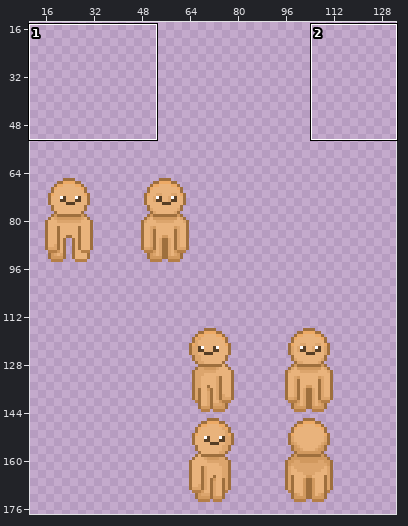
Pixel-art file: idk.aseprite. Above: a wide view before the commit, with the close-up outlined.
Close-up. The starting point:
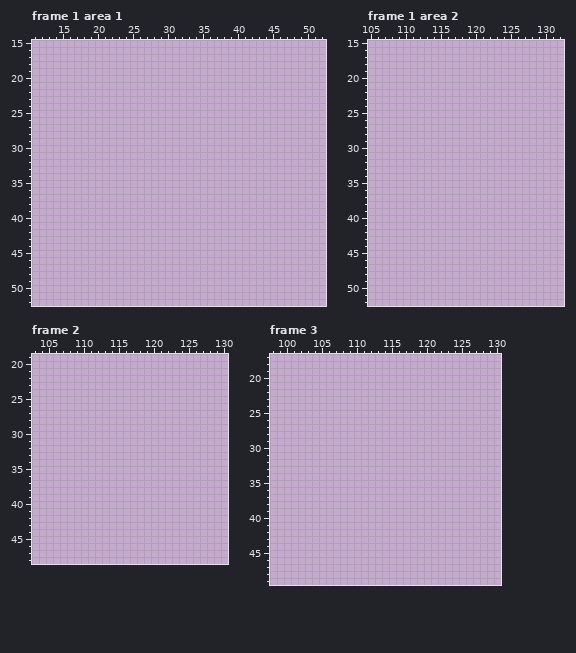
320x180 pixels, 4 frames. Colours within 5 levels of each other are drawn and written as one. Shown: frame 1 area 1: x 11..52, y 15..52; frame 1 area 2: x 105..132, y 15..52; frame 2: x 103..130, y 19..48; frame 3: x 98..130, y 17..49. The wide view leaves out empty margins. The commit also changed other frames or places, which this record leaves out.
Visible layers, top first: "Char_W_U", "Char_W_D", "Char_W_L", "Char_W_R", "Character Design".
Palette (. is transparent): 
After the commit:
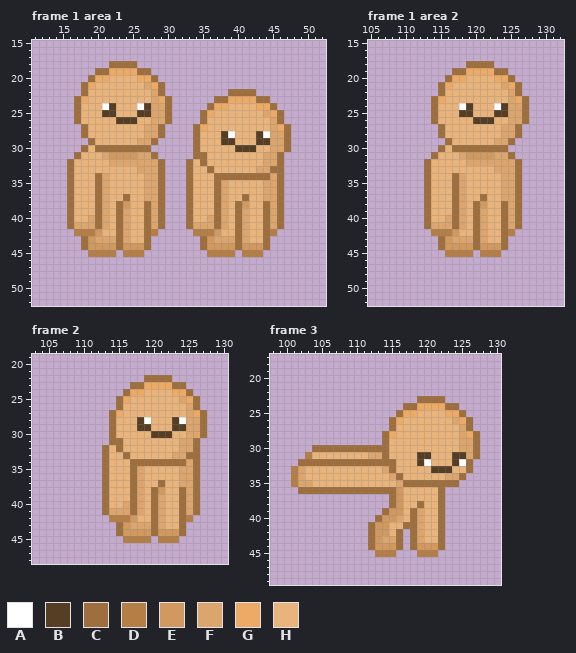
Colours new in this view: A #ffffff  B #563e25  C #9e6f3d  D #b47e46  E #d1995f  F #dca56d  G #edaa66  H #e9b37c
Message: Stretchy Attack Animation
The exact change:
layer "Char_Atk_R" added
Changed rows in their new state; - is an unchanged pixel.
Frame 1 area 1, layer "Char_Atk_R":
first column x 16:
18 ------CCCC----------------------
19 ----CCGGGGCC--------------------
20 ---CGGHHHHGGC-------------------
21 --CGHHHHHHHFGC------------------
22 --CHHHHHHHHHFC---------CCCC-----
23 -CGHHHHHHHHHFGC------CCGGGGCC---
24 -CHHHABHHHABFFC-----CGGHHHHGGC--
25 -CHHHBBHHHBBFFC----CGHHHHHHHFGC-
26 -CHHHHHBBBHHFFC----CHHHHHHHHHFC-
27 --CHHHHHHHHFFC----CGHHHHHHHHHFGC
28 --CHHHHHHHHFFC----CHHHBAHHHBAFFC
29 ---CHHHHHHFFC-----CHHHBBHHHBBFFC
30 --CHCCCCCCCC------CHHHHHBBBHHFFC
31 -CHHHFEEEEFFC-----CCHHHHHHHHFFC-
32 CHHHHHFFFFFFFC---CHCHHHHHHHHFFC-
33 CHHHHHHHHHFFFC---CHHCHHHHHHFFCC-
34 CHHHCFHHHHHFFC---CHHHCCCCCCCCFC-
35 CHHHCFHHHHHFFC---CHHHCFHHHHHFFC-
36 CHHHCFHHHHHFFC---CHHHCFHHHHHFFC-
37 CHHHCFHHCHHFFC---CHHHCFHHCHHFFC-
38 CHHHCFHCEHHCFC---CHHHCFHCEHHCFC-
39 CHHHCFHCFHHCFC---CHHHCFHCFHHCFC-
40 CHHFCFHCFHHCFC---CHHFCFHCFHHCFC-
41 CFFFCFHCFHHCFC---CFFFCFHCFHHCFC-
42 -DDDEHHCFHHCD-----DDDEHHCFHHCD--
43 --CEFFFCFHHC-------CEFFFCFHHC---
44 --CEEEECEEEC-------CEEEECEEEC---
45 ---DDDD-DDD---------DDDD-DDD----
Frame 1 area 2, layer "Char_Atk_R":
first column x 113:
18 ------CCCC-----
19 ----CCGGGGCC---
20 ---CGGHHHHGGC--
21 --CGHHHHHHHFGC-
22 --CHHHHHHHHHFC-
23 -CGHHHHHHHHHFGC
24 -CHHHABHHHABFFC
25 -CHHHBBHHHBBFFC
26 -CHHHHHBBBHHFFC
27 --CHHHHHHHHFFC-
28 --CHHHHHHHHFFC-
29 ---CHHHHHHFFC--
30 --CHCCCCCCCC---
31 -CHHHFEEEEFFC--
32 CHHHHHFFFFFFFC-
33 CHHHHHHHHHFFFC-
34 CHHHCFHHHHHFFC-
35 CHHHCFHHHHHFFC-
36 CHHHCFHHHHHFFC-
37 CHHHCFHHCHHFFC-
38 CHHHCFHCEHHCFC-
39 CHHHCFHCFHHCFC-
40 CHHFCFHCFHHCFC-
41 CFFFCFHCFHHCFC-
42 -DDDEHHCFHHCD--
43 --CEFFFCFHHC---
44 --CEEEECEEEC---
45 ---DDDD-DDD----
Frame 2, layer "Char_Atk_R":
first column x 113:
22 ------CCCC-----
23 ----CCGGGGCC---
24 ---CGGHHHHGGC--
25 --CGHHHHHHHFGC-
26 --CHHHHHHHHHFC-
27 -CGHHHHHHHHHFGC
28 -CHHHBAHHHBAFFC
29 -CHHHBBHHHBBFFC
30 -CHHHHHBBBHHFFC
31 -CCHHHHHHHHFFC-
32 CHCHHHHHHHHFFC-
33 CHHCHHHHHHFFCC-
34 CHHHCCCCCCCCFC-
35 CHHHCFHHHHHFFC-
36 CHHHCFHHHHHFFC-
37 CHHHCFHHCHHFFC-
38 CHHHCFHCEHHCFC-
39 CHHHCFHCFHHCFC-
40 CHHFCFHCFHHCFC-
41 CFFFCFHCFHHCFC-
42 -DDDEHHCFHHCD--
43 --CEFFFCFHHC---
44 --CEEEECEEEC---
45 ---DDDD-DDD----
Frame 3, layer "Char_Atk_R":
first column x 101:
23 ------------------CCCC-----
24 ----------------CCGGGGCC---
25 ---------------CGGHHHHGGC--
26 --------------CGHHHHHHHFGC-
27 --------------CHHHHHHHHHFC-
28 -------------CGHHHHHHHHHFGC
29 -------------CHHHHHHHHHHFFC
30 ---CCCCCCCCCCCHHHHHHHHHHFFC
31 --DHHHHHHHHFFCHHHHBBHHHBBFC
32 -CCCCCCCCCCCCCCHHHBAHHHBAC-
33 DFHHHHHHHHHHHFCHHHHHBBBHHC-
34 DFHHHHHHHHHHHHFCHHHHHHFFC--
35 DFFHHHHHHHHHHHHFCCCCCCCC---
36 -CCCCCCCCCCCCCCEHHHHHC-----
37 --------------CEHHHHHC-----
38 --------------CEHHCHHC-----
39 -------------CEEHCFHHC-----
40 ------------CEEFHCFHHC-----
41 -----------CEEHHCCFHHC-----
42 -----------CEEHC-CFHHC-----
43 -----------CEFFC-CFHHC-----
44 -----------CEEEC-CEEEC-----
45 ------------DDD---DDD------
Pixel boxes of the changes (left, top, right, bottom) in both close-ups:
added: (67, 61, 291, 257)
added: (424, 61, 529, 257)
added: (102, 375, 207, 543)
added: (291, 396, 480, 557)
